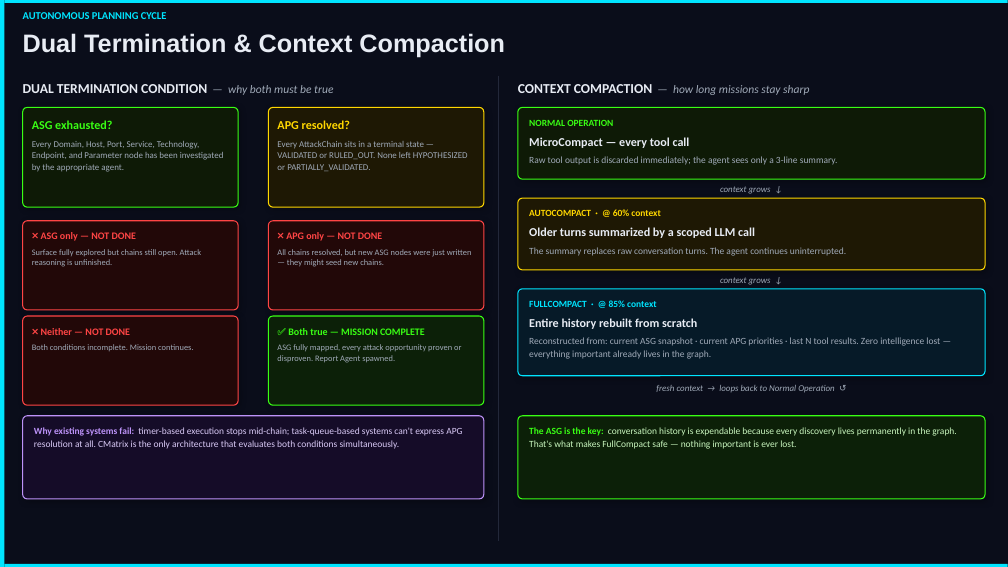
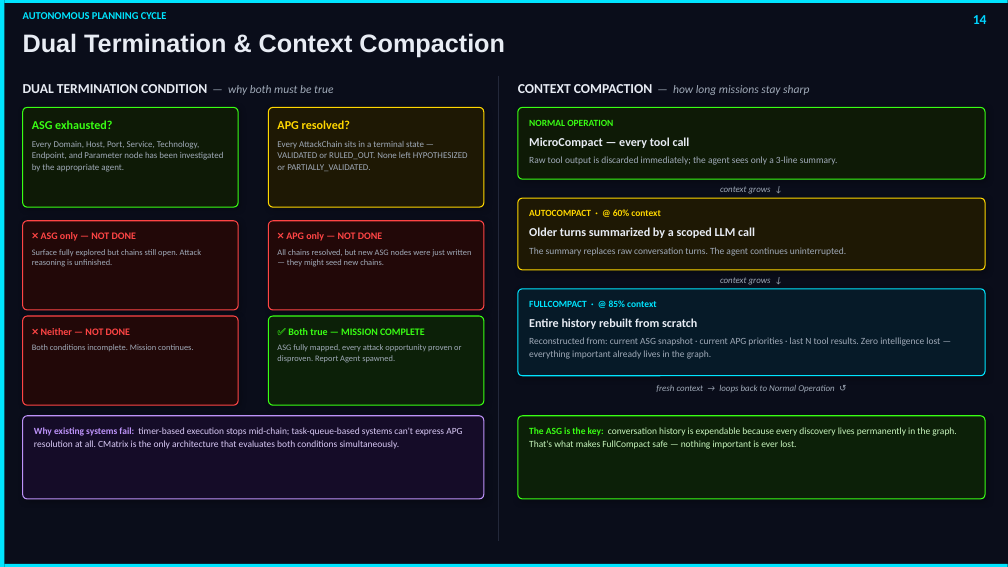
Before and after one commit to nishan-paul-2022/cmatrix-agentic-red-team, a slide deck: slide 14 of docs/paper-thesis/ppt/presentation-2.pptx. Drawn at 1008x567 pixels with LibreOffice and Linux fonts; fonts in the diff are those of the drawing. Boxes give left, top, right and bottom in pixels: in the first picture for what was removed or moved away, otherwise in the second. Text is boxed around its words. In the diff, an @@ line names an element or a change of style, - is before the commit and + after.

```diff
--- a/docs/paper-thesis/ppt/presentation-2.pptx
+++ b/docs/paper-thesis/ppt/presentation-2.pptx
@@ text added at (x1=973, y1=15, x2=987, y2=24), 13 pt, text #00D4FF, bold @@
+14
```
Also in this commit, not shown: 8 other slides changed, 2 other files.
